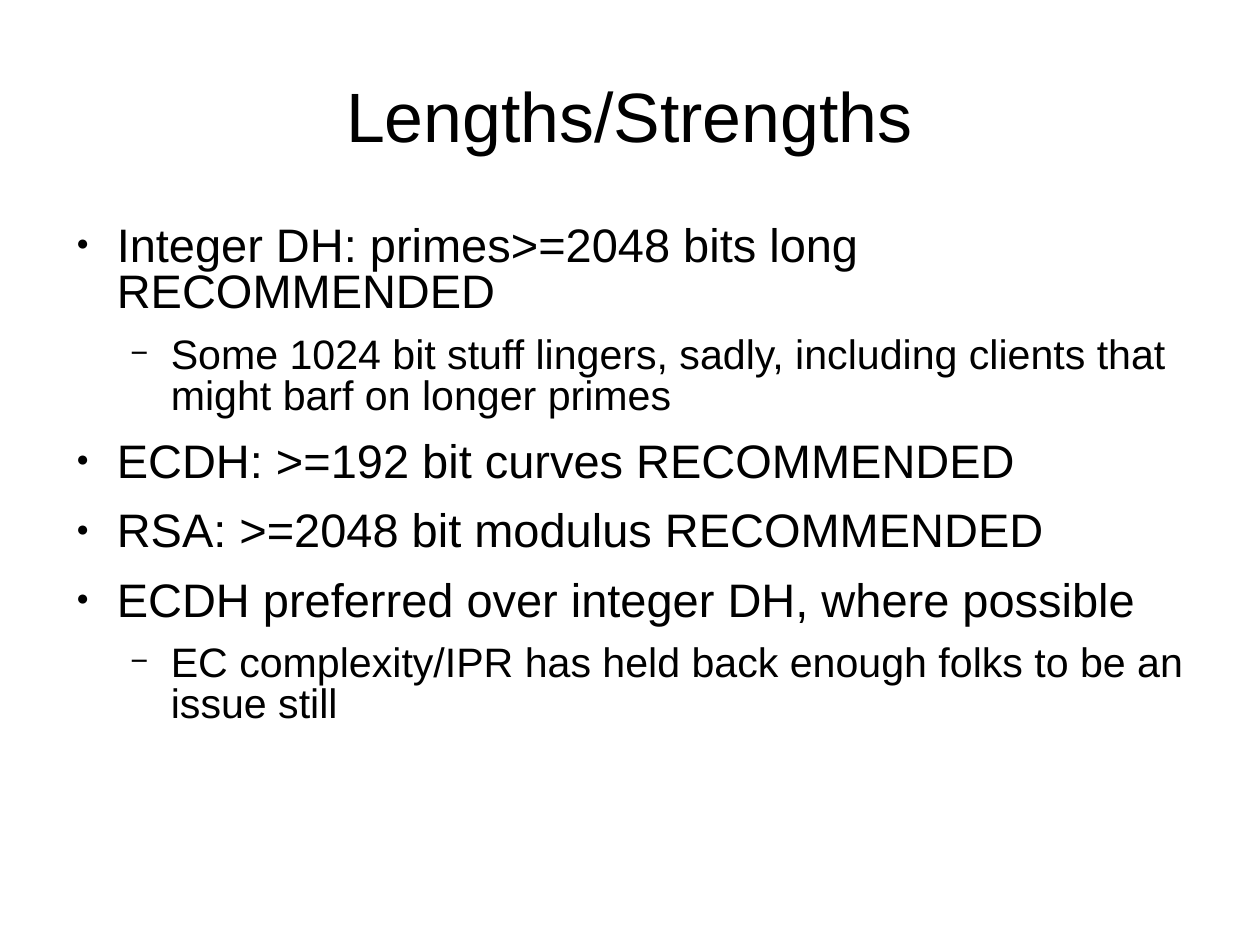
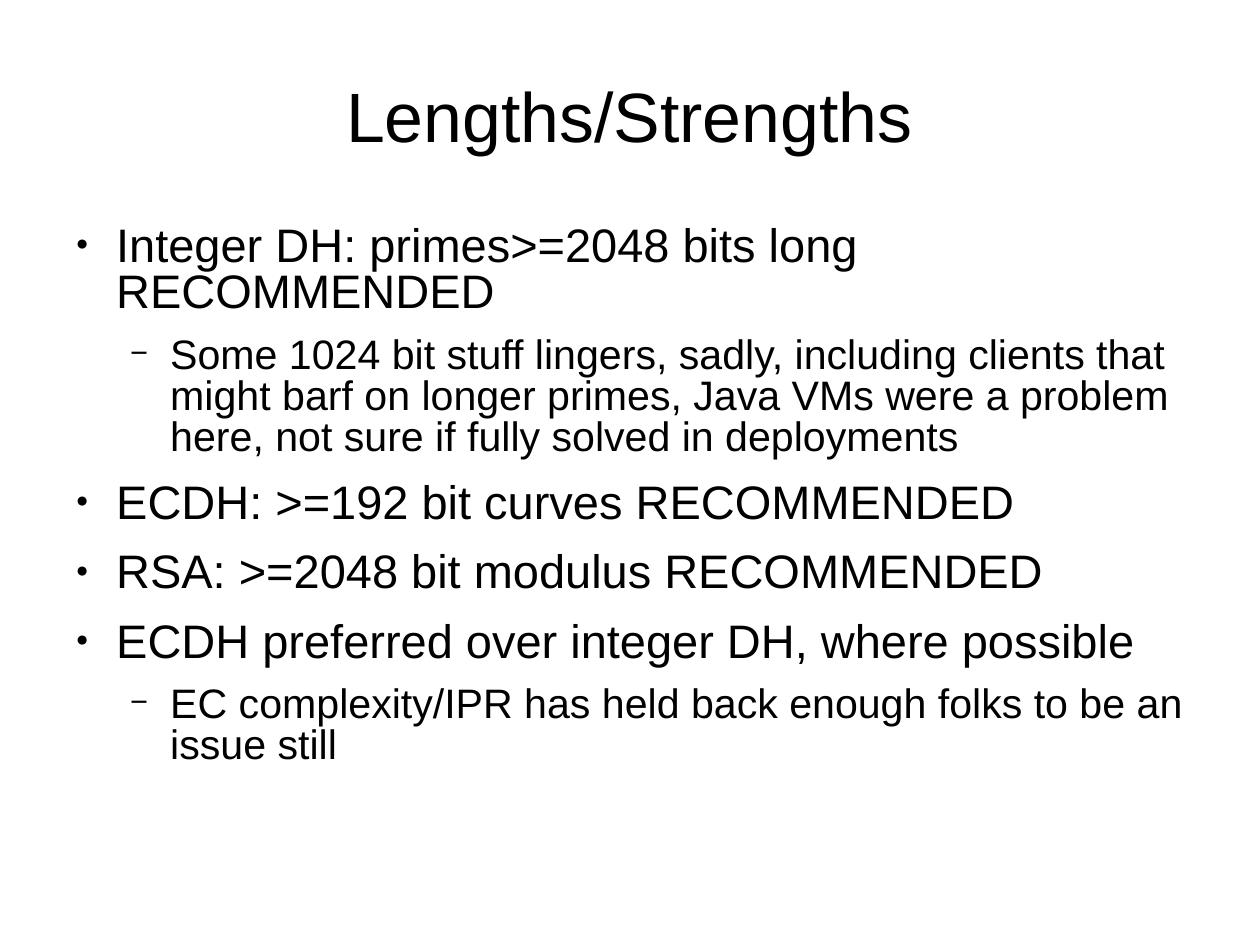
Before and after one commit to sftcd/cs7053, a slide deck: slide 11 of 2016lectures/07-tls-details.ppt. Drawn at 1260x945 pixels with LibreOffice and Linux fonts; fonts in the diff are those of the drawing. Boxes give left, top, right and bottom in pixels: in the first picture for what was removed or moved away, otherwise in the second. Text is boxed around its words. In the diff, an @@ line names an element or a change of style, - is before the commit and + after.

```diff
--- a/2016lectures/07-tls-details.ppt
+++ b/2016lectures/07-tls-details.ppt
@@ text at (170,339,1169,459): text changed @@
-  − Some 1024 bit stuff lingers, sadly, including clients that might barf on longer primes
+  − Some 1024 bit stuff lingers, sadly, including clients that might barf on longer primes, Java VMs were a problem here, not sure if fully solved in deployments
```
Also in this commit, not shown: 4 other slides changed, 1 slide added, 1 slide removed, 7 other files.
